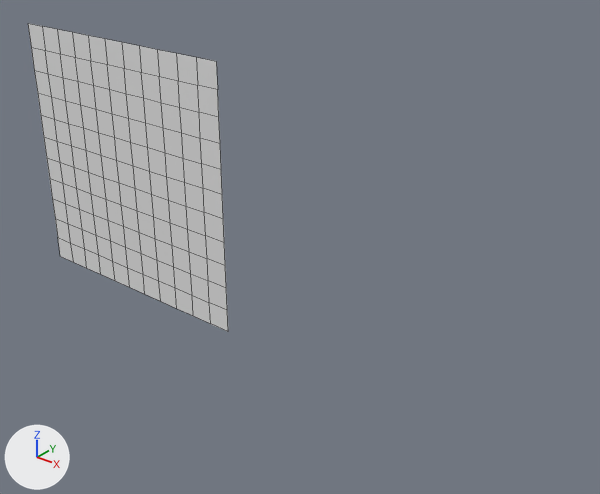
Two versions of the Blender file _source_assets/panel-anim-bones-02.blend, one commit apart.
Rendered twice from a camera (50 mm lens) standing at (4.7, -3.78, 2.24) and looking at (1.56, 0.15, -0.19). Lighting does not change. The marker at lower left points along +X, +Y and +Z. Both versions are drawn at the pose saved in each file; the numbers are the values there. Mesh edges are drawn as thin lines.
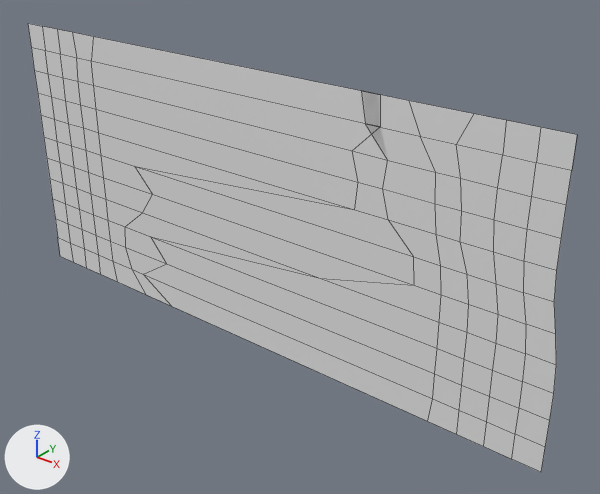
What differs and where, as boxes (x1, y1, x2, y2) in the pictures (600 x 494 px; the box of a moved part takes in the faces that stretch with it):
'Plane', reshaped (174% wider, 46% taller): before (28, 23, 228, 331); after (28, 23, 577, 472)
part 1 of me_plane_002, moved or reshaped: before (69, 35, 228, 331); after (69, 35, 577, 472)

The change, as a list of edits to the scene's bpy script:
```text
Change me_plane_002:
    used by ob_plane; location = (0.0, 0.0, 0.0); rotation_euler = (1.571, 0.0, 0.0), in degrees (90, 0, 0)
    remove me_plane_002.from_pydata(...)  # 144 vertices, 121 faces; spans x -1.0..1.0, y -1.0..1.0, z 0.0
    add me_plane_002.from_pydata(...)  # 144 vertices, 121 faces; spans x -1.0..3.45, y -1.0..1.0, z 0.0
    me_plane_002 part 1: 85 of 144 vertices moved; they spanned x -0.45..1.0, y -1.0..1.0, z 0.0 and now span x -0.44..3.45, y -1.0..1.0, z 0.0; mean shift (2.05, 0.0, 0.0); largest move (0.64, -0.45, 0.0) -> (3.08, -0.45, 0.0)
```
